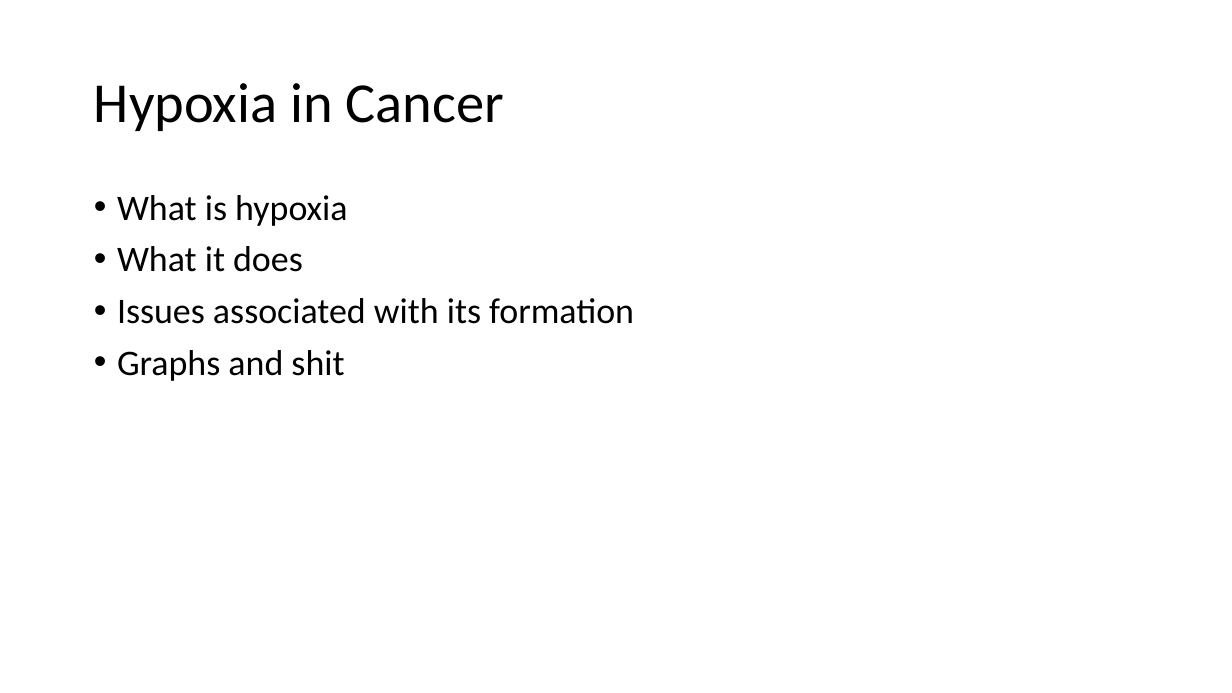
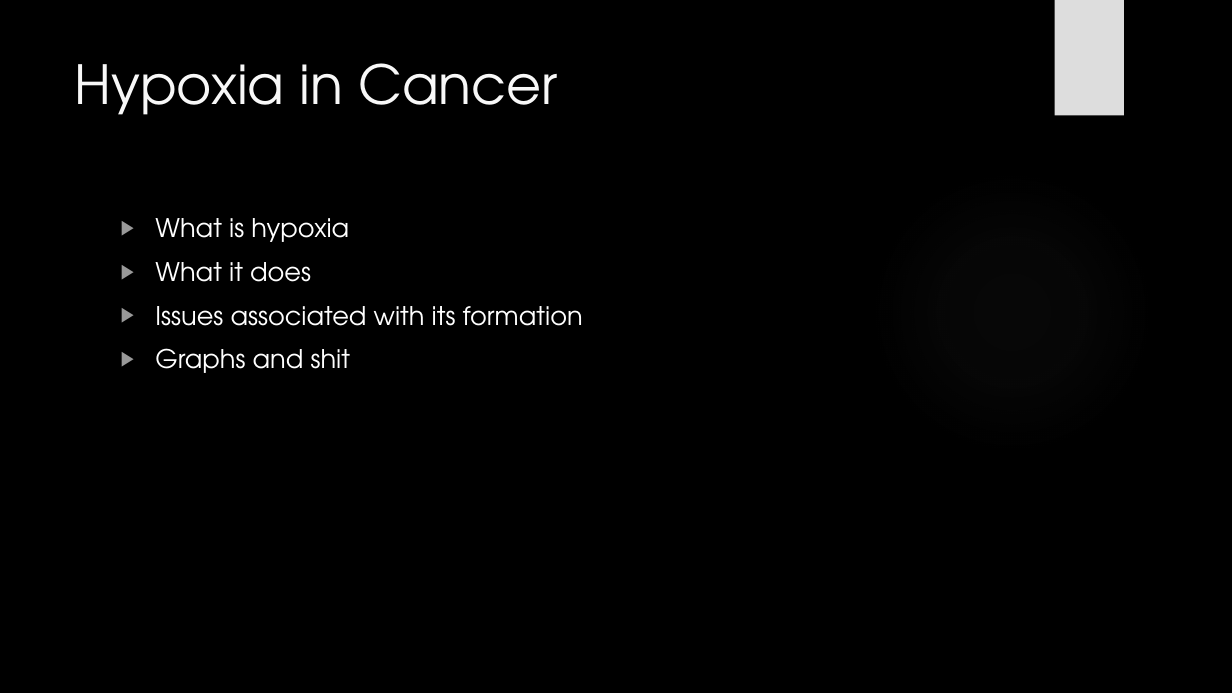
Before and after one commit to HarleyRobinson/Honours2, a slide deck: slide 5 of BackgroundInfo/JCslides.pptx (slide 4 before the commit). Drawn at 1232x693 pixels with LibreOffice and Linux fonts; fonts in the diff are those of the drawing; background and template pictures are left out. Boxes give left, top, right and bottom in pixels: in the first picture for what was removed or moved away, otherwise in the second. Text is boxed around its words. In the diff, an @@ line names an element or a change of style, - is before the commit and + after.

```diff
--- a/BackgroundInfo/JCslides.pptx
+++ b/BackgroundInfo/JCslides.pptx
@@ background #FFFFFF to picture (left out) @@
@@ rectangle added at box(1055, 0, 1124, 116), fill #DDDDDD @@
@@ title "Hypoxia in Cancer": place and size @@
-title "Hypoxia in Cancer" at box(94, 83, 504, 131)
+title "Hypoxia in Cancer" at box(75, 63, 558, 115)
@@ title "Hypoxia in Cancer" at box(75, 63, 558, 115): size 44 to 42 pt, font Calibri to TeX Gyre Adventor, text colour #000000 to #F8F8F8; line spacing 0.9 to 1; vertical alignment middle to top @@
@@ ellipse added at box(870, 169, 1154, 454), fill gradient #666666 @@
@@ text "What is hypoxia": place and size @@
-text "What is hypoxia" at box(117, 195, 634, 381)
+text "What is hypoxia" at box(155, 218, 583, 373)
@@ text "What is hypoxia" at box(155, 218, 583, 373): size 28 to 20 pt, font Calibri to TeX Gyre Adventor, text colour #000000 to #FFFFFF; bullet • to ▶; line spacing 0.9 to 1 @@
```
Also in this commit, not shown: 10 other slides changed, 3 slides added, 3 slides removed, 5 other files.
